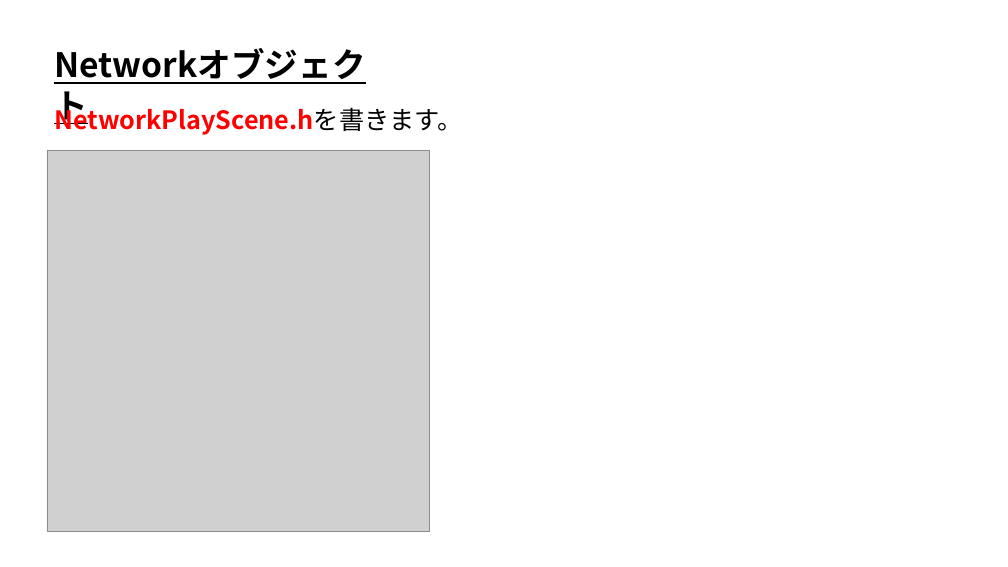
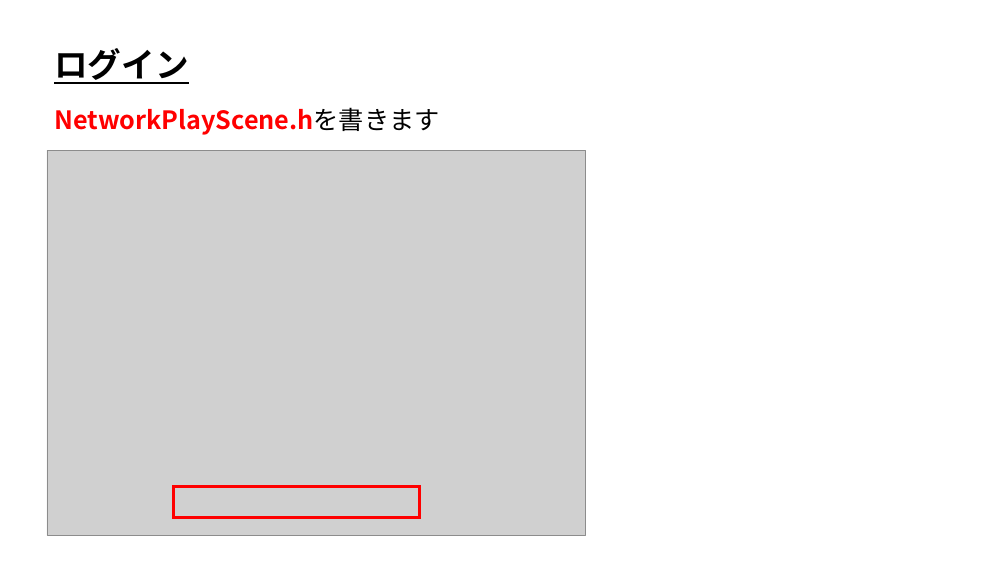
Before and after one commit to ArakiYusuke-Ohara/Textbook, a slide deck: slide 7 of ゲーム科3年/00_前期/オンラインゲームプログラミングⅠ/09_ログイン.pptx (slide 3 before the commit). Drawn at 1008x567 pixels with LibreOffice and Linux fonts; fonts in the diff are those of the drawing; grey boxes stand for pictures. Boxes give left, top, right and bottom in pixels: in the first picture for what was removed or moved away, otherwise in the second. Text is boxed around its words. In the diff, an @@ line names an element or a change of style, - is before the commit and + after.

Commit message:
ログイン授業作成

```diff
--- a/ゲーム科3年/00_前期/オンラインゲームプログラミングⅠ/09_ログイン.pptx
+++ b/ゲーム科3年/00_前期/オンラインゲームプログラミングⅠ/09_ログイン.pptx
@@ text removed at (x1=47, y1=41, x2=406, y2=89) @@
-Networkオブジェクト
@@ text added at (x1=54, y1=48, x2=188, y2=84), 32 pt, text #000000, bold, underline @@
+ログイン
@@ text at (x1=54, y1=107, x2=439, y2=135): text changed @@
-NetworkPlayScene.hを書きます。
+NetworkPlayScene.hを書きます
@@ picture resized from (x1=47, y1=150, x2=430, y2=532) to (x1=47, y1=150, x2=586, y2=536) @@
@@ rectangle added at (x1=174, y1=487, x2=420, y2=518), outline #FF0000 3 pt @@
```
Also in this commit, not shown: 2 other slides changed, 12 slides added, 11 slides removed, 51 other files.
